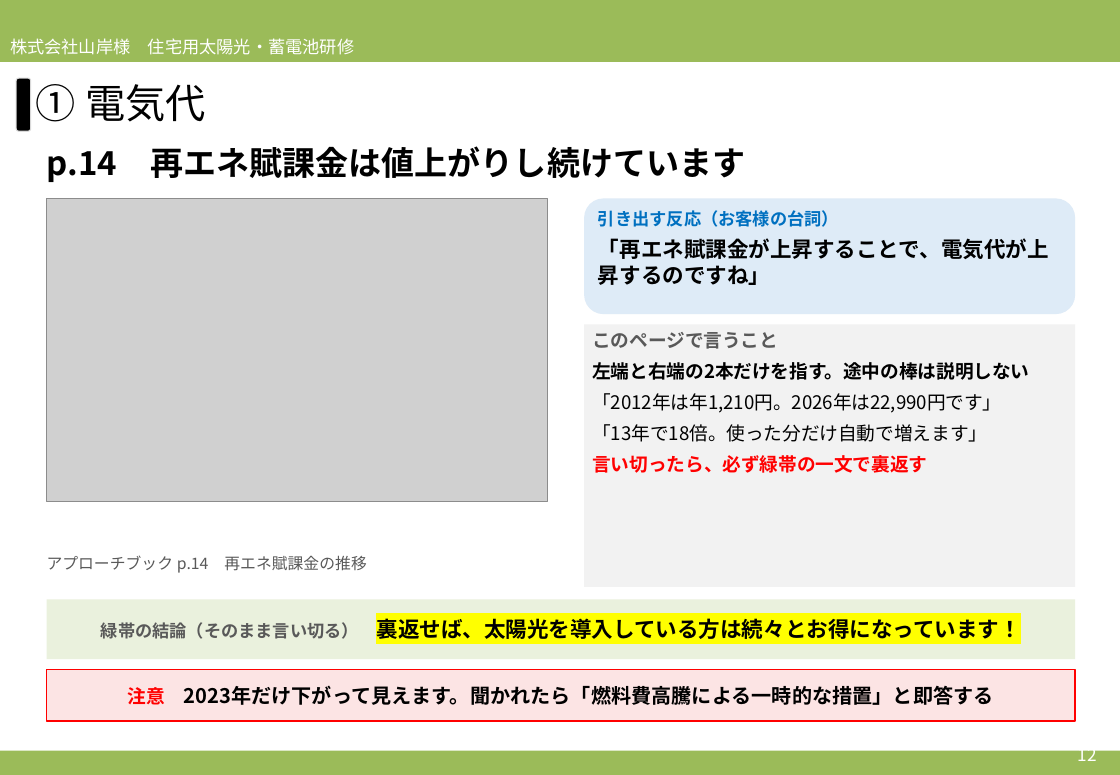
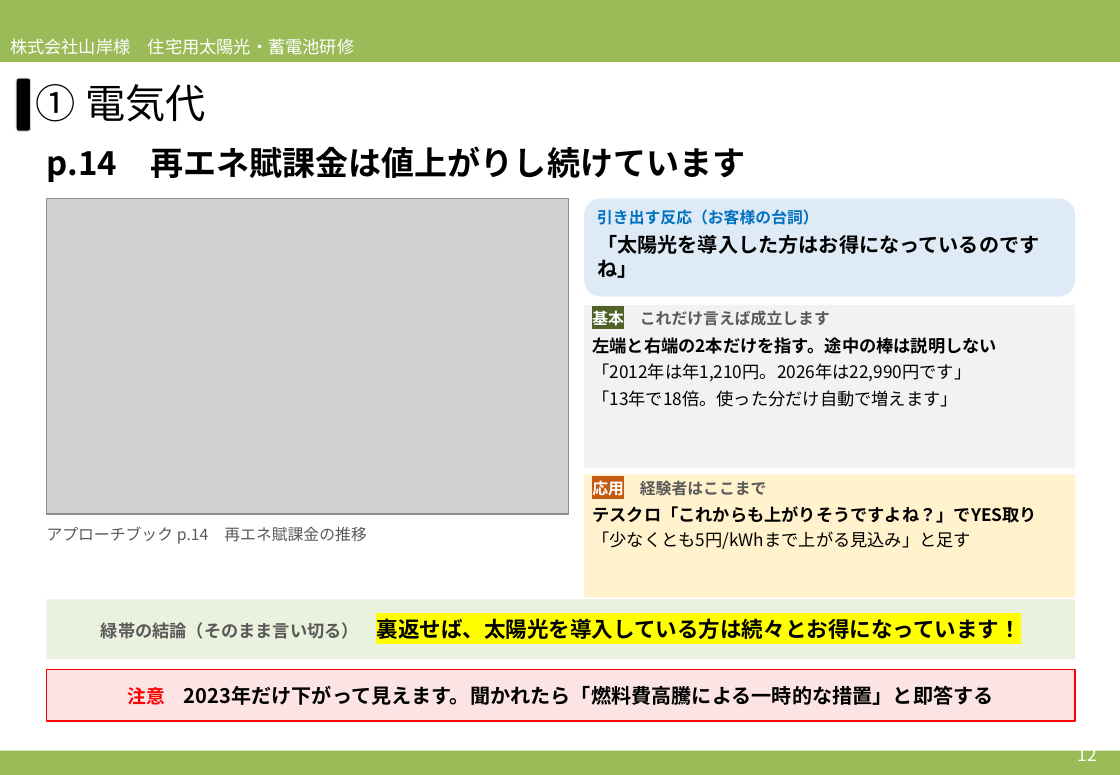
Before and after one commit to soshiro-iki-sys/-, a slide deck: slide 12 of slides/2026営業研修_必要性訴求パート_アプローチブックの伝え方.pptx. Drawn at 1120x775 pixels with LibreOffice and Linux fonts; fonts in the diff are those of the drawing; grey boxes stand for pictures. Boxes give left, top, right and bottom in pixels: in the first picture for what was removed or moved away, otherwise in the second. Text is boxed around its words. In the diff, an @@ line names an element or a change of style, - is before the commit and + after.

```diff
--- a/slides/2026営業研修_必要性訴求パート_アプローチブックの伝え方.pptx
+++ b/slides/2026営業研修_必要性訴求パート_アプローチブックの伝え方.pptx
@@ picture: place and size @@
-picture at box(47, 199, 548, 502)
+picture at box(47, 199, 569, 514)
@@ rounded rectangle "引き出す反応（お客様の台詞）": place and size @@
-rounded rectangle "引き出す反応（お客様の台詞）" at box(584, 199, 1076, 314)
+rounded rectangle "引き出す反応（お客様の台詞）" at box(584, 199, 1076, 297)
@@ text in rounded rectangle at box(597, 209, 819, 225): size 12 to 11 pt in "引き出す反応（お客様の台詞）"; less space between paragraphs @@
@@ text in rounded rectangle at box(597, 235, 1039, 278): text changed; size 15 to 14 pt @@
-「再エネ賦課金が上昇することで、電気代が上昇するのですね」
+「太陽光を導入した方はお得になっているのですね」
@@ rectangle "基本 これだけ言えば成立します": place and size @@
-rectangle "基本 これだけ言えば成立します" at box(584, 325, 1076, 587)
+rectangle "基本 これだけ言えば成立します" at box(584, 305, 1076, 468)
@@ text in rectangle at box(592, 310, 830, 326): text changed; size 13 to 11 pt @@
-このページで言うこと
+基本 これだけ言えば成立します
@@ text in rectangle at box(592, 337, 997, 407): size 13 to 12 pt in "左端と右端の2本だけを指す。途中の棒は説明しない", "「2012年は年1,210円。2026年は22,990円です」", "「13年で18倍。使った分だけ自動で増えます」"; less space between paragraphs @@
@@ rectangle added at box(584, 475, 1076, 598), fill #FFF2CC, 12 pt, text #000000, bold @@
+応用 経験者はここまで
+テスクロ「これからも上がりそうですよね？」でYES取り
+「少なくとも5円/kWhまで上がる見込み」と足す
@@ text in rectangle at box(592, 455, 927, 473): paragraph removed @@
-言い切ったら、必ず緑帯の一文で裏返す
@@ text "アプローチブック p.14 再エネ賦課金の推移": place and size @@
-text "アプローチブック p.14 再エネ賦課金の推移" at box(47, 555, 366, 573)
+text "アプローチブック p.14 再エネ賦課金の推移" at box(47, 526, 366, 544)
```
Also in this commit, not shown: 22 other slides changed, 1 slide added, 3 other files.
